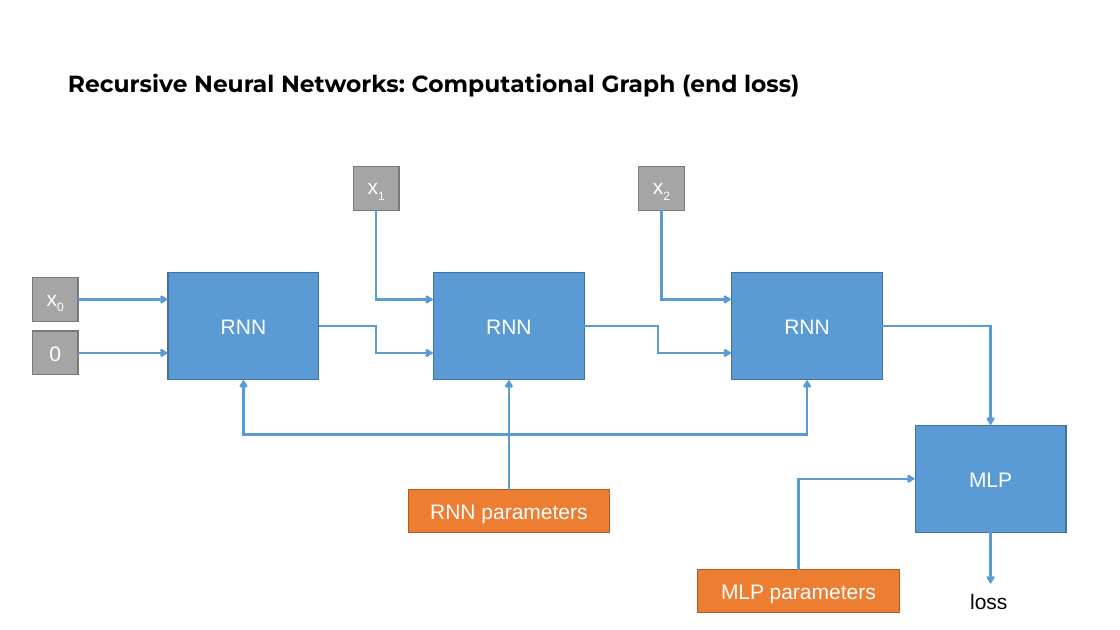
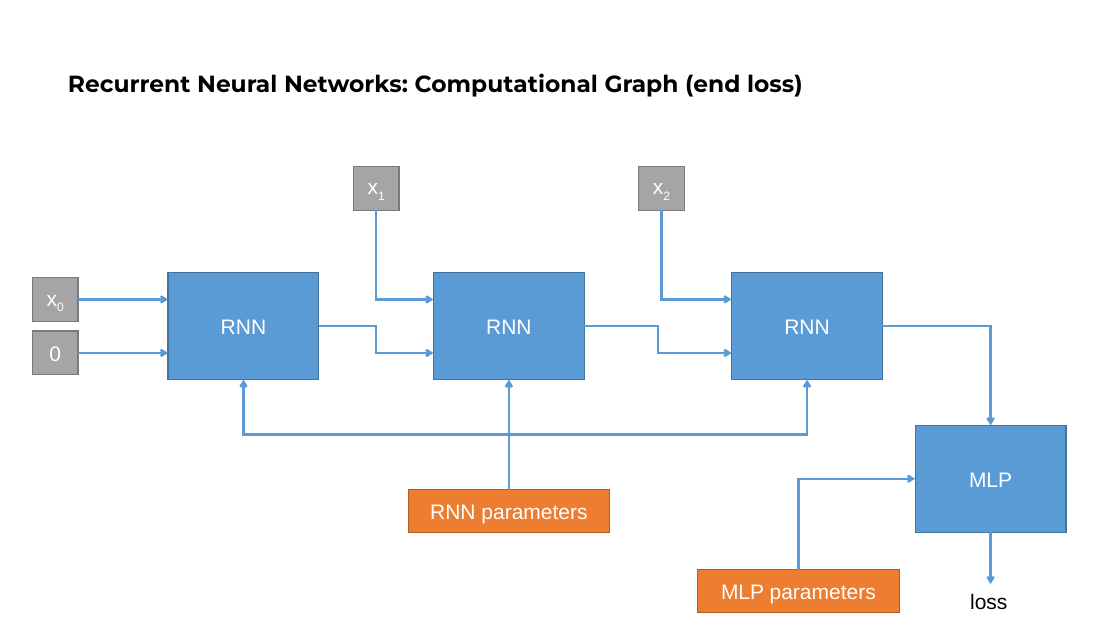
Before and after one commit to galatolofederico/cidl2324, a slide deck: slide 5 of Lecture 4/rnn.pptx. Drawn at 1120x630 pixels with LibreOffice and Linux fonts; fonts in the diff are those of the drawing. Boxes give left, top, right and bottom in pixels: in the first picture for what was removed or moved away, otherwise in the second. Text is boxed around its words. In the diff, an @@ line names an element or a change of style, - is before the commit and + after.

```diff
--- a/Lecture 4/rnn.pptx
+++ b/Lecture 4/rnn.pptx
@@ title at (x1=68, y1=73, x2=802, y2=97): text changed @@
-Recursive Neural Networks: Computational Graph (end loss)
+Recurrent Neural Networks: Computational Graph (end loss)
```
Also in this commit, not shown: 5 other slides changed, 1 other file.
